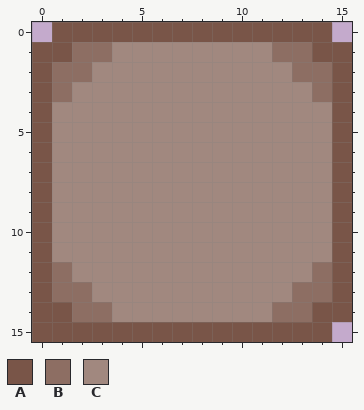
Two states of a pixel-art file, Assets/Arts/GameUI/Canvas_Border_Btn/MissionUI/MissionPanel.aseprite. The first picture shows the starting point.
16x16 pixels, 1 frame.
Palette (. is transparent): A #795548  B #8d6e63  C #a1887f
Now the later version:
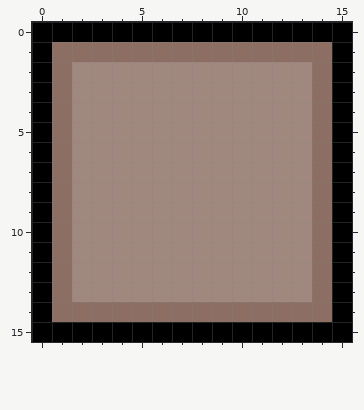
The edit:
{"colour":"A","old":"#795548","new":"#000000"}
{"y":0,"x":0,"old":".","new":"A"}
{"y":0,"x":15,"old":".","new":"A"}
{"y":1,"x":1,"old":"A","new":"B"}
{"y":1,"x":4,"old":"CCCCCCCC","new":"BBBBBBBB"}
{"y":1,"x":14,"old":"A","new":"B"}
{"y":2,"x":2,"old":"B","new":"C"}
{"y":2,"x":13,"old":"B","new":"C"}
{"y":4,"x":1,"old":"C","new":"B"}
{"y":4,"x":14,"old":"C","new":"B"}
{"y":5,"x":1,"old":"C","new":"B"}
{"y":5,"x":14,"old":"C","new":"B"}
{"y":6,"x":1,"old":"C","new":"B"}
{"y":6,"x":14,"old":"C","new":"B"}
{"y":7,"x":1,"old":"C","new":"B"}
{"y":7,"x":14,"old":"C","new":"B"}
{"y":8,"x":1,"old":"C","new":"B"}
{"y":8,"x":14,"old":"C","new":"B"}
{"y":9,"x":1,"old":"C","new":"B"}
{"y":9,"x":14,"old":"C","new":"B"}
{"y":10,"x":1,"old":"C","new":"B"}
{"y":10,"x":14,"old":"C","new":"B"}
{"y":11,"x":1,"old":"C","new":"B"}
{"y":11,"x":14,"old":"C","new":"B"}
{"y":13,"x":2,"old":"B","new":"C"}
{"y":13,"x":13,"old":"B","new":"C"}
{"y":14,"x":1,"old":"A","new":"B"}
{"y":14,"x":4,"old":"CCCCCCCC","new":"BBBBBBBB"}
{"y":14,"x":14,"old":"A","new":"B"}
{"y":15,"x":15,"old":".","new":"A"}
{"label":"changed","picture_box":[32,22,352,342]}
